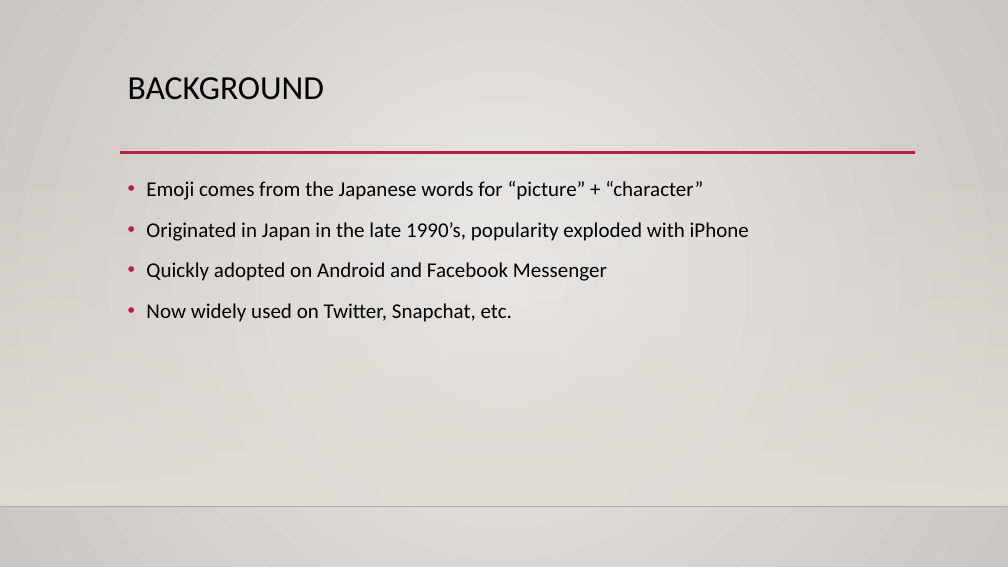
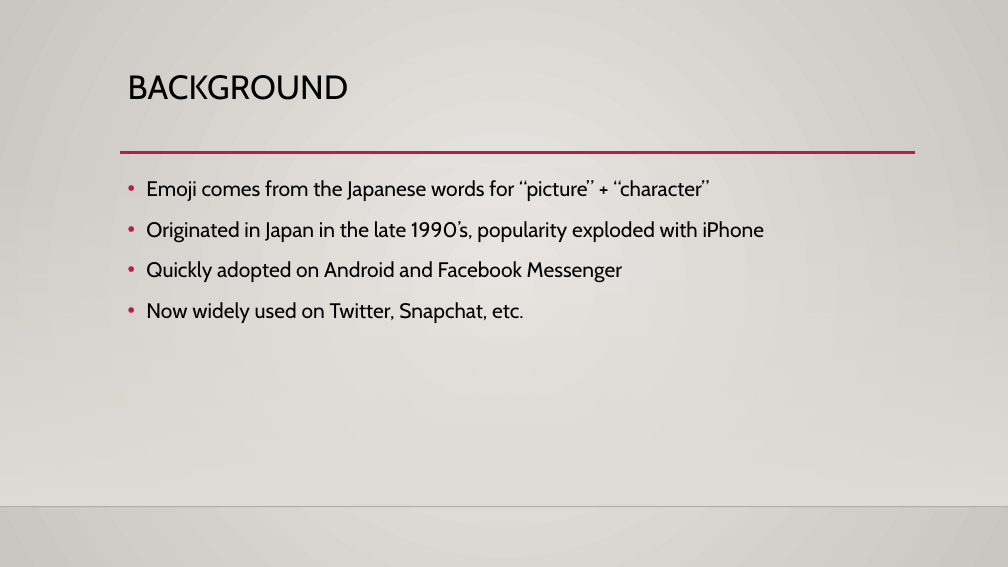
Before and after one commit to gr-b/DS3001-Case1, a slide deck: slide 2 of Case1.pptx. Drawn at 1008x567 pixels with LibreOffice and Linux fonts; fonts in the diff are those of the drawing; background and template pictures are left out. Boxes give left, top, right and bottom in pixels: in the first picture for what was removed or moved away, otherwise in the second. Text is boxed around its words. In the diff, an @@ line names an element or a change of style, - is before the commit and + after.

```diff
--- a/Case1.pptx
+++ b/Case1.pptx
@@ background gradient #ECEAE7 to #CAC7C1 to gradient #EBE9E6 to #C9C5C0 @@
@@ title "BACKGROUND" at (128,75,349,100): font Calibri to Cabin @@
@@ text "Emoji comes from the Japanese ..." at (146,180,765,323): font Calibri to Cabin; less space between paragraphs @@
```
Also in this commit, not shown: 6 other slides changed, 2 other files.
